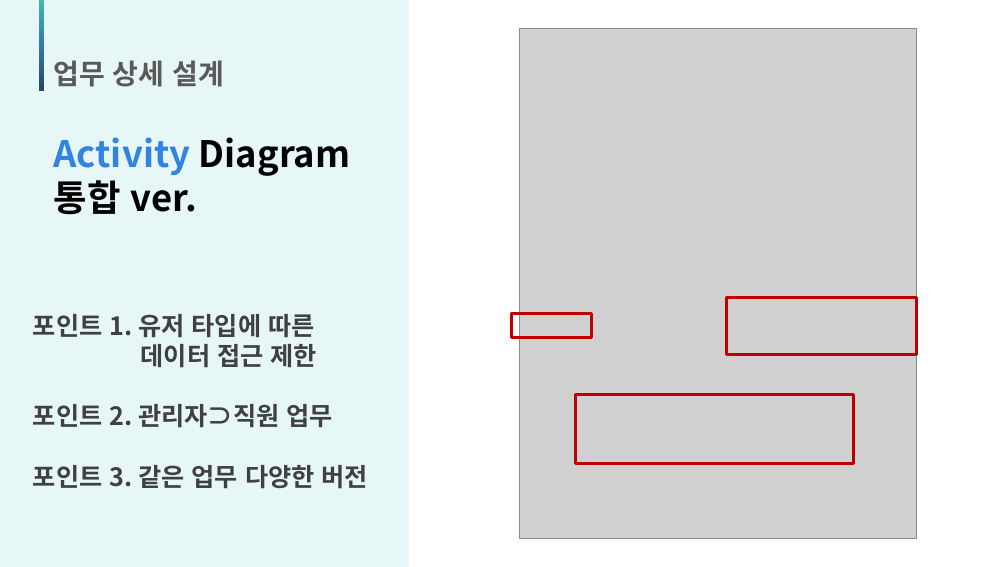
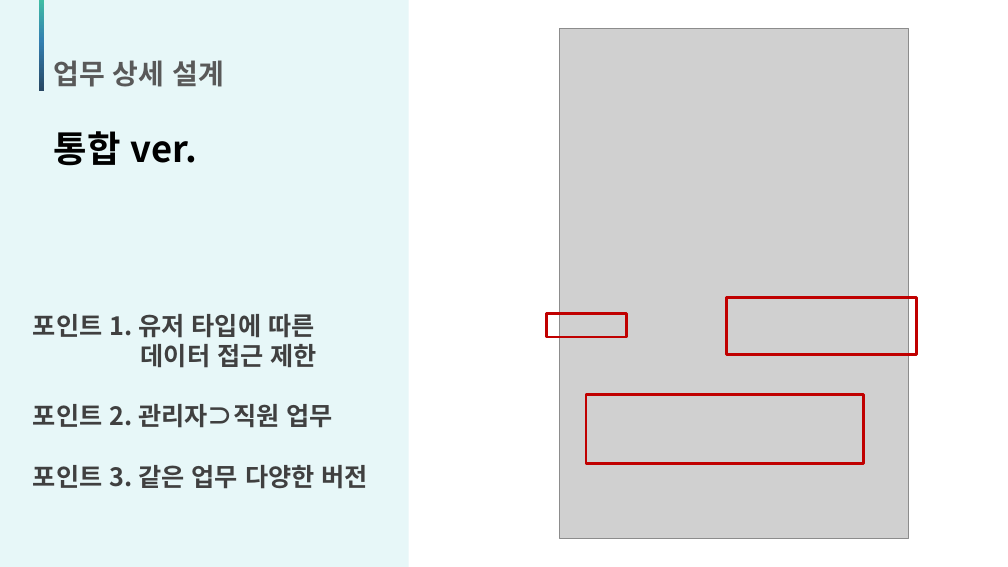
Before and after one commit to Matrix-ERPSolution/Matrix-Webapp, a slide deck: slide 16 of Matrix_presentation.pptx. Drawn at 1008x567 pixels with LibreOffice and Linux fonts; fonts in the diff are those of the drawing; grey boxes stand for pictures. Boxes give left, top, right and bottom in pixels: in the first picture for what was removed or moved away, otherwise in the second. Text is boxed around its words. In the diff, an @@ line names an element or a change of style, - is before the commit and + after.

```diff
--- a/Matrix_presentation.pptx
+++ b/Matrix_presentation.pptx
@@ picture: place and size @@
-picture at <box>520,28,917,538</box>
+picture at <box>559,28,908,538</box>
@@ text at <box>54,131,197,166</box>: text changed @@
-Activity Diagram
-통합 ver.
+통합 ver.
@@ rectangle: place and size @@
-rectangle at <box>512,313,592,338</box>
+rectangle at <box>547,313,627,338</box>
@@ rectangle: place and size @@
-rectangle at <box>576,394,854,463</box>
+rectangle at <box>586,394,864,463</box>
```
Also in this commit, not shown: 21 other slides changed, 3 slides added, 4 slides removed.
